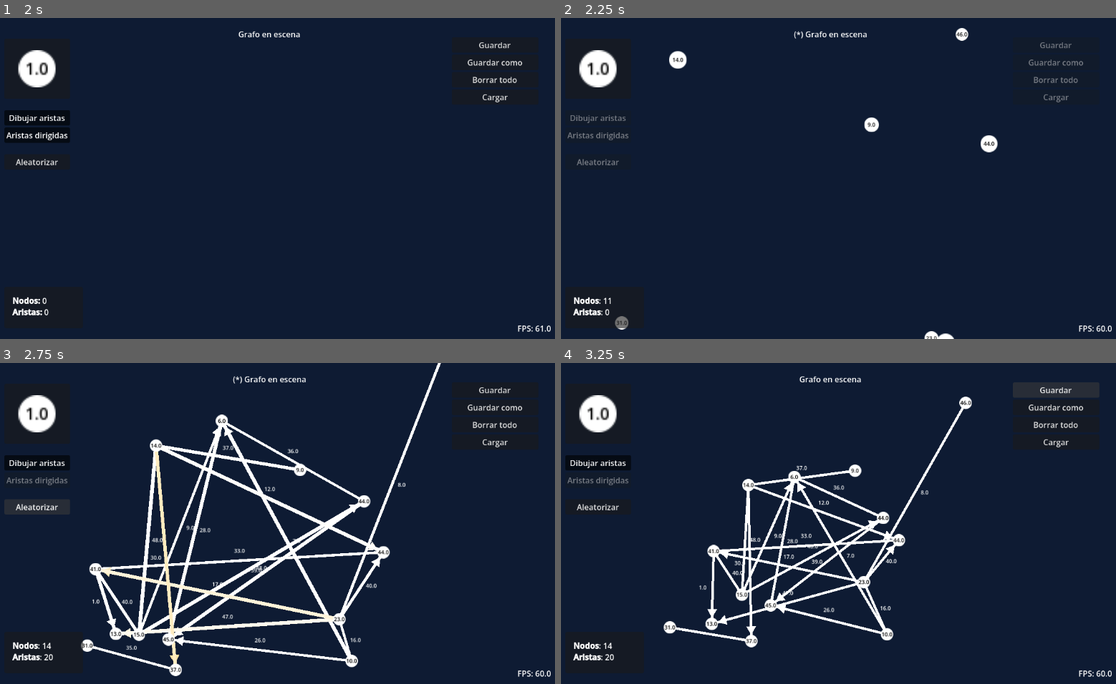
Above: before the commit, frames 1-4 (two rows, left to right).
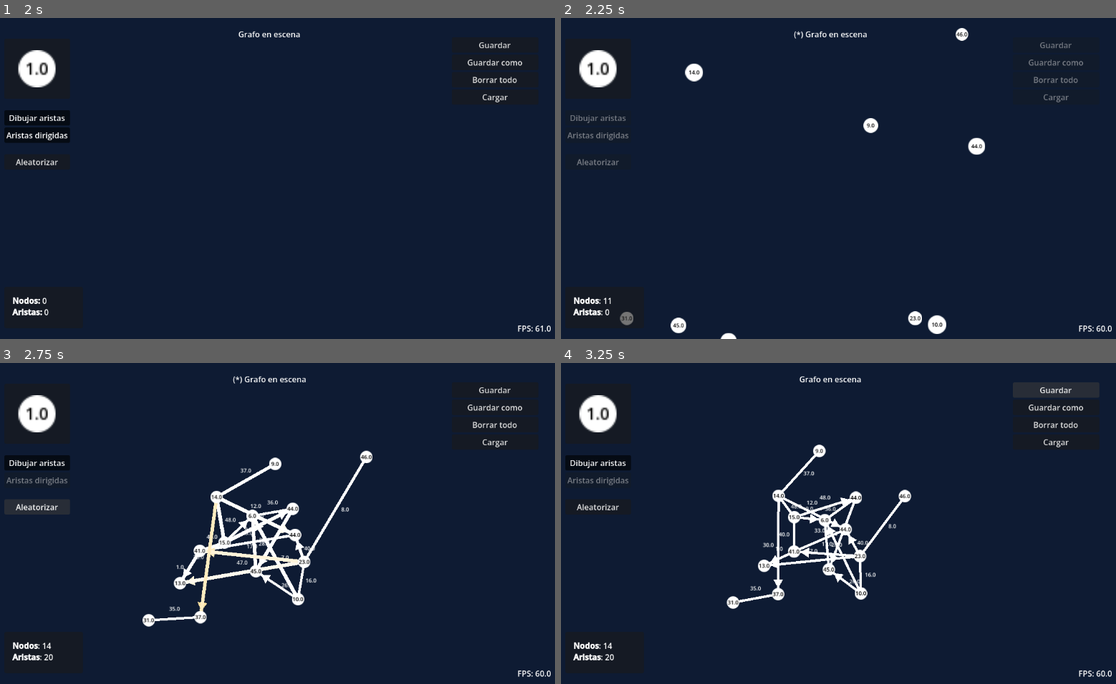
Above: after the commit, the same moments.

Repository: Andresit1524/graphim
Game: Godot game, scene res://assets/world/world.tscn
Same seed, same stepped clock (60 frames per second), same inputs: the game is played once before the commit and once after it.
Inputs:
- Up to frame 1 (2 s): click "Dibujar aristas" at 0.5 s; click "Aristas dirigidas" at 1.25 s
- Up to frame 2 (2.25 s): click "Aleatorizar" at 2 s
- Up to frame 3 (2.75 s): no input
- Up to frame 4 (3.25 s): click "Guardar" at 2.75 s

Frame 1 is identical in both runs. In frame 2, 1.2% of the frame differs, in the area x 9-79%, y 10-100%; in frame 3, 11%, in the area x 14-80%, y 0-98%; in frame 4, 6.6%.

Commit message:
Fuerzas calibradas

Diff:
--- a/assets/world/physics.gd
+++ b/assets/world/physics.gd
@@ -8,17 +8,17 @@
 
 @export_group("Nodes physics")
 ## Fuerza de repulsión
-@export var nodes_repulsion: float = 4
+@export var nodes_repulsion: float = 30
 ## Fuerza de repulsión al centro
-@export var center_atraction: float = 0.05
+@export var center_atraction: float = 0.2
 ## Fricción del movimiento
 @export var friction: float = 0.2
 
 @export_group("Edges physics")
 ## Longitud de la arista
-@export var edge_length: float = 200.0
+@export var edge_length: float = 70.0
 ## Fuerza de Hooke para los nodos que conecta
-@export var edge_force: float = 50
+@export var edge_force: float = 200
 
 
 ## Lista de nodos
Not shown, changed: .docs/Changelog.md
